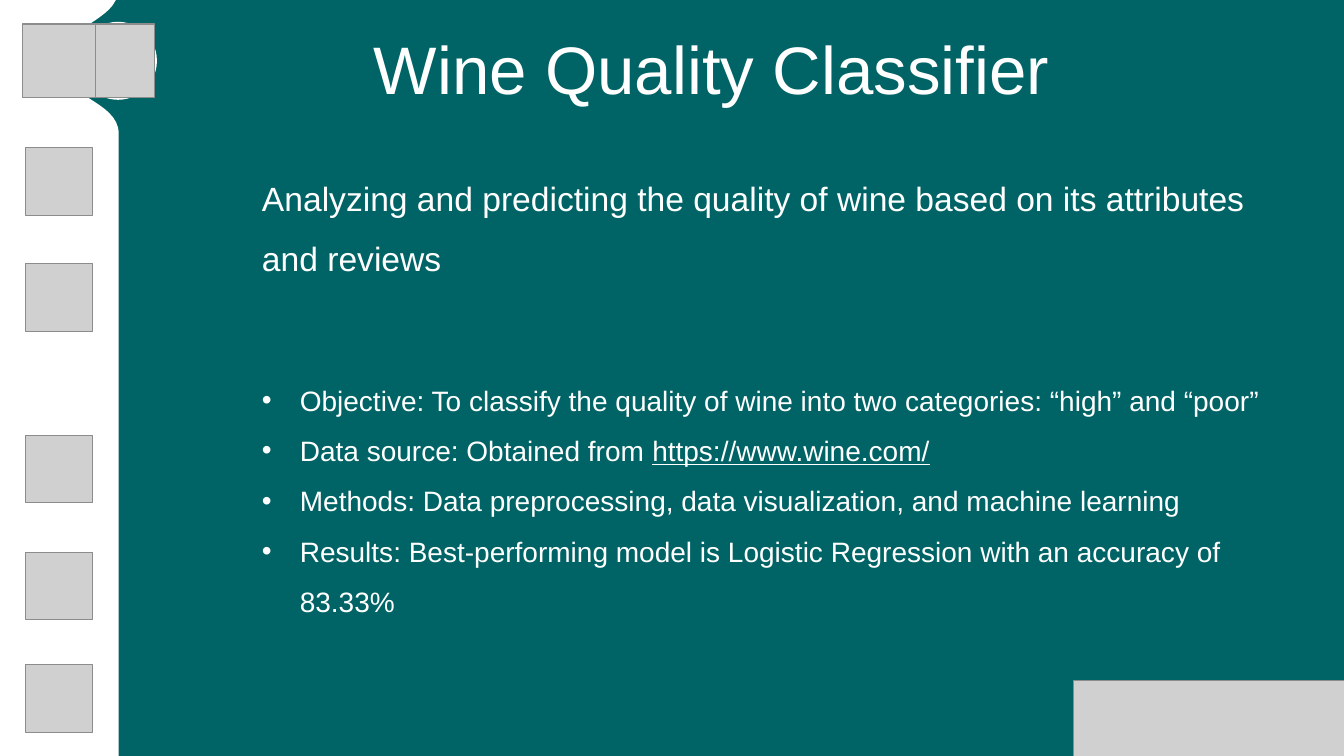
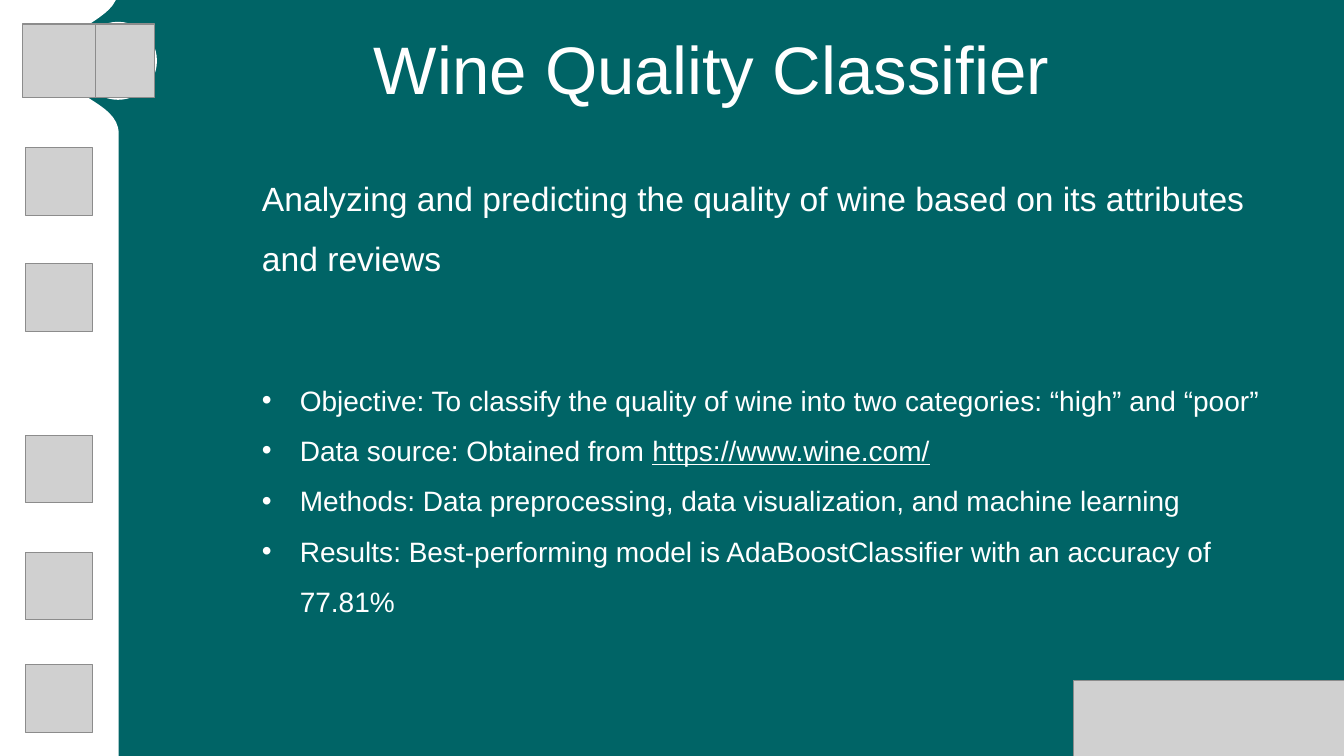
Before and after one commit to arielya10/Wine-Ranking-Prediction, a slide deck: slide 1 of Wine presentation.pptx. Drawn at 1344x756 pixels with LibreOffice and Linux fonts; fonts in the diff are those of the drawing; grey boxes stand for pictures; background and template pictures are left out. Boxes give left, top, right and bottom in pixels: in the first picture for what was removed or moved away, otherwise in the second. Text is boxed around its words. In the diff, an @@ line names an element or a change of style, - is before the commit and + after.

```diff
--- a/Wine presentation.pptx
+++ b/Wine presentation.pptx
@@ text at (x1=300, y1=541, x2=1210, y2=613): text changed @@
-• Results: Best-performing model is Logistic Regression with an accuracy of 83.33%
+• Results: Best-performing model is AdaBoostClassifier with an accuracy of 77.81%
```
Also in this commit, not shown: 1 other slide changed, 2 other files.
